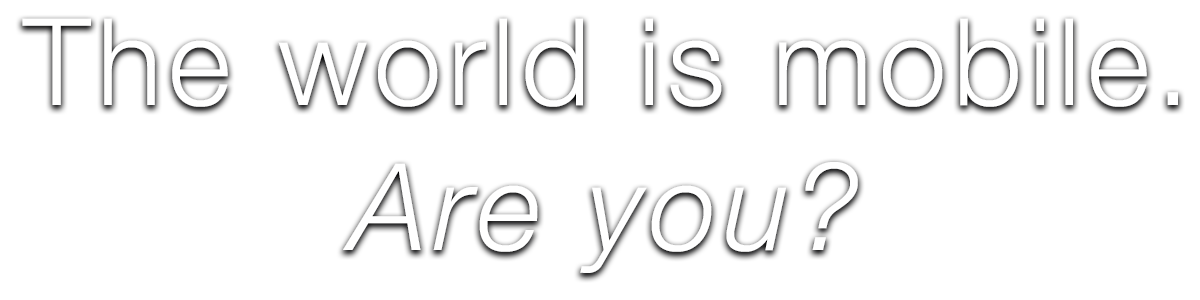
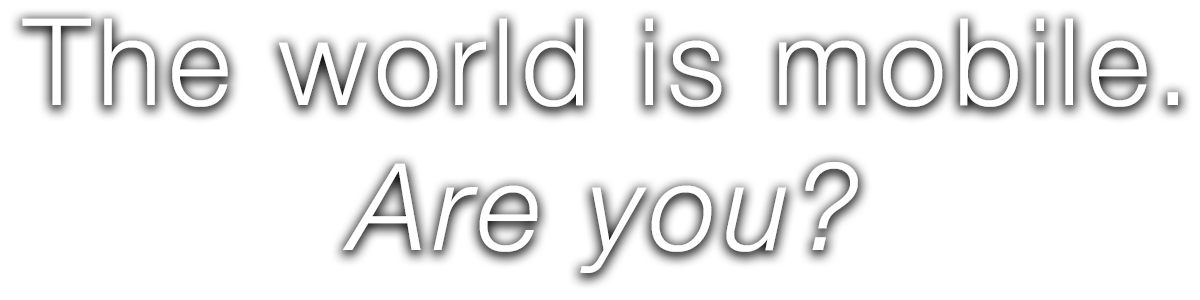
Layer changes from the first 1200x300 image to the second:
"The world is mobile. Are you?": blend multiply → normal over [22, 18, 1178, 273]
